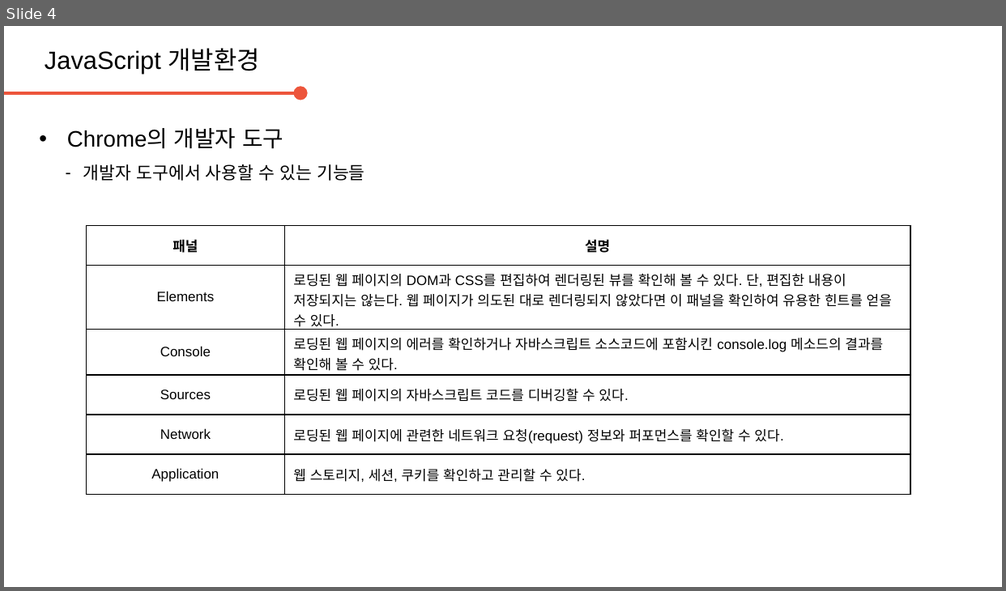
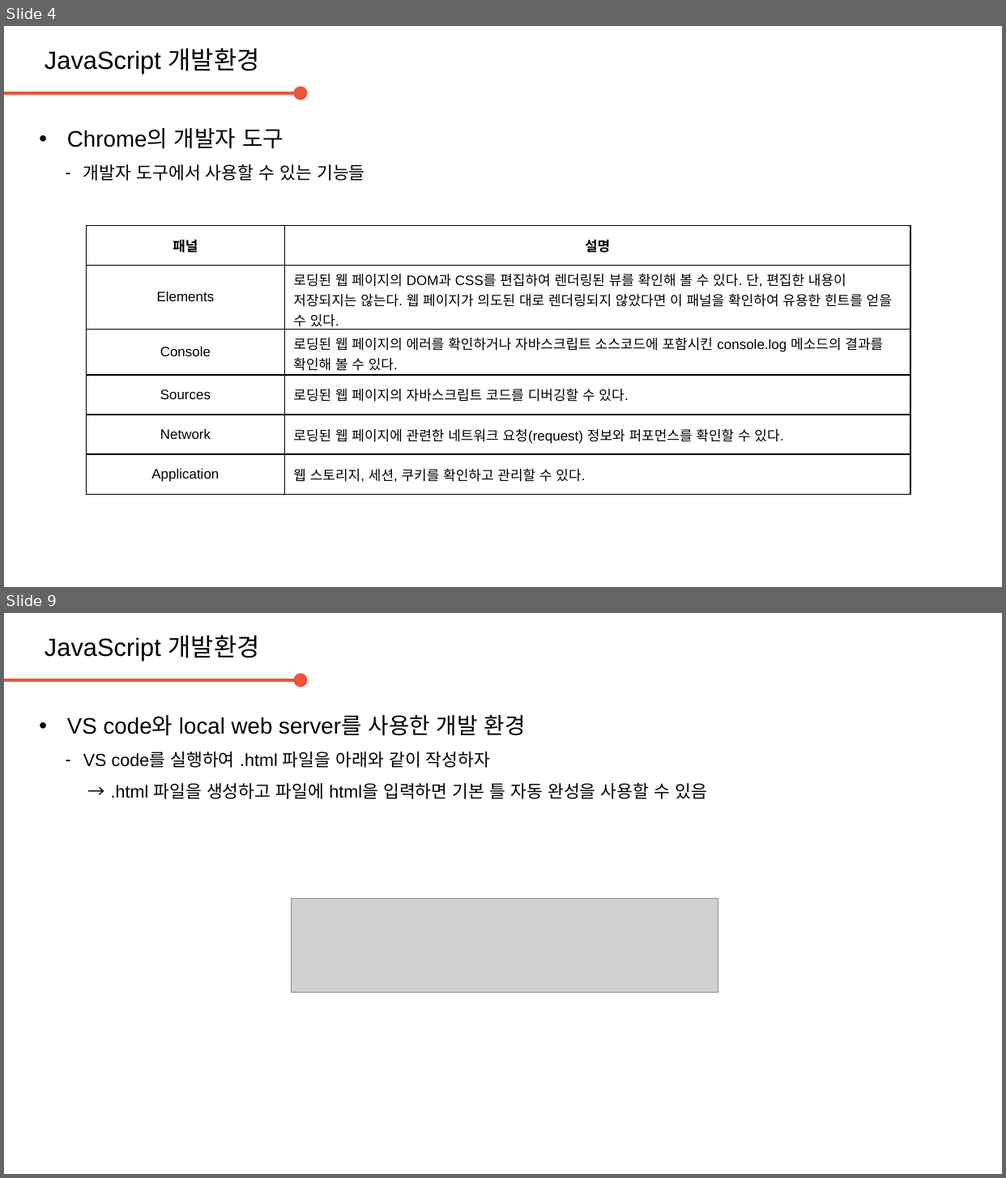
Before and after one commit to daegukdo/GCWM, a slide deck: 30/200727_JavaScript_DevEnv.pptx. Shown one above the other, each under a label of ours: slide 4 before the commit, slides 4 and 9 after it; the slides between them are not shown. The pictures are 1006x591 and 1006x1178 pixels, drawn with LibreOffice and Linux fonts; fonts in the diff are those of the drawing; grey boxes stand for pictures; background and template pictures are left out. Boxes give left, top, right and bottom in pixels: in the first picture for what was removed or moved away, otherwise in the second. Text is boxed around its words. In the diff, an @@ line names an element or a change of style, - is before the commit and + after.

Commit message:
get coding with me  - edit JavaScript resource (dev. env. setup)

```diff
--- a/30/200727_JavaScript_DevEnv.pptx
+++ b/30/200727_JavaScript_DevEnv.pptx
@@ slide 9 added at (4, 613, 1002, 1174), background #FFFFFF @@
@@ text added at (44, 635, 260, 660), 20 pt, text #000000 @@
+JavaScript 개발환경
@@ arrow added from (4, 680) to (300, 680), #ED553B 2.25 pt @@
@@ text added at (67, 715, 707, 799), 14 pt, text #000000 @@
+• VS code와 local web server를 사용한 개발 환경
+  – VS code를 실행하여 .html 파일을 아래와 같이 작성하자
+    → .html 파일을 생성하고 파일에 html을 입력하면 기본 틀 자동 완성을 사용할 수 있음
@@ picture added at (292, 899, 718, 993) @@
```
Also in this commit, not shown: 16 other slides added.
